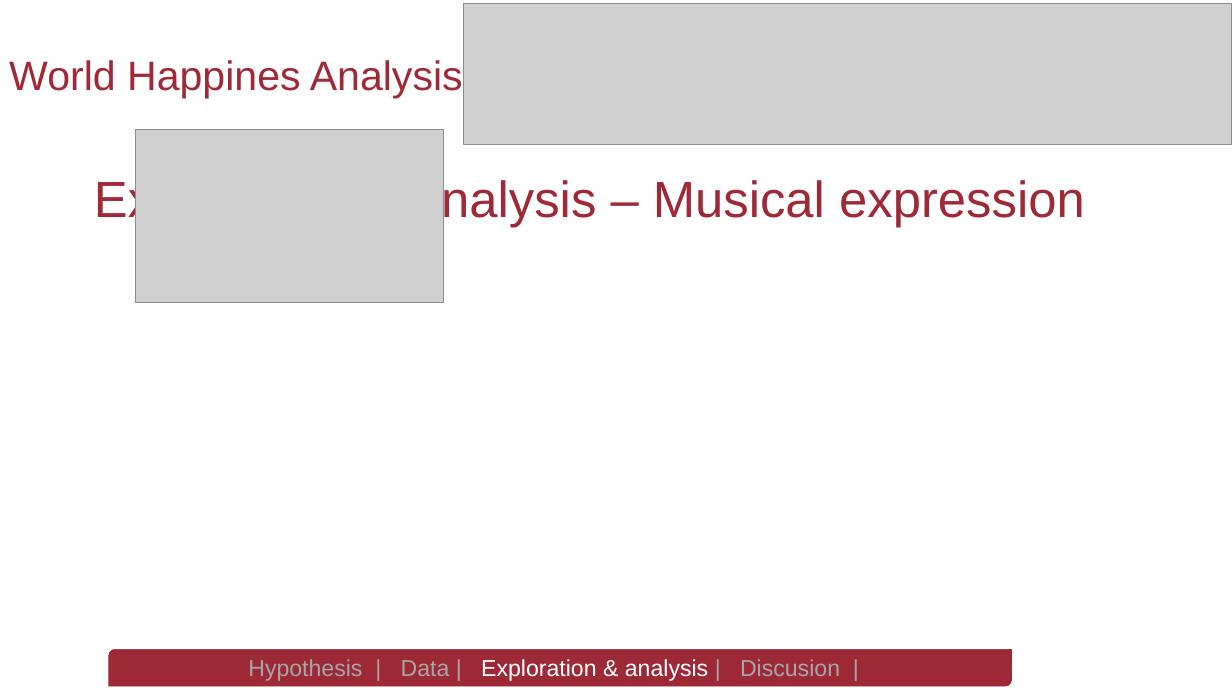
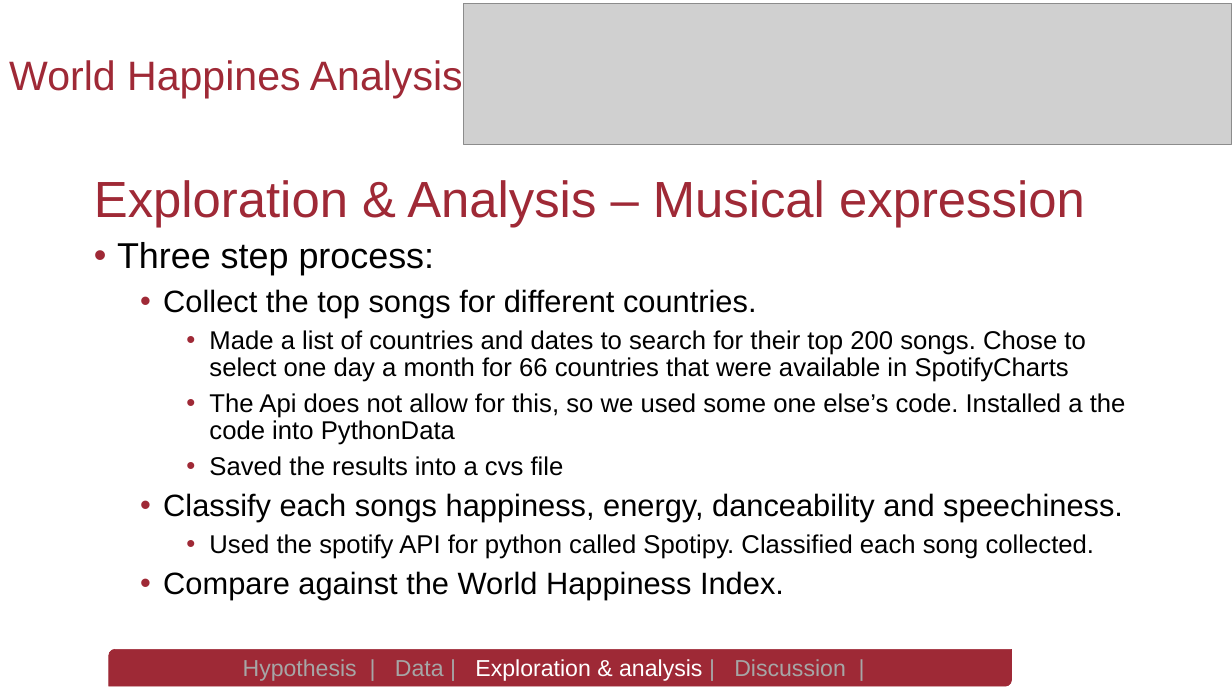
Before and after one commit to spastranas/GroupProject, a slide deck: slide 14 of World Happiness Analysis- Group 4 Final Presentation.pptx. Drawn at 1232x693 pixels with LibreOffice and Linux fonts; fonts in the diff are those of the drawing; grey boxes stand for pictures; background and template pictures are left out. Boxes give left, top, right and bottom in pixels: in the first picture for what was removed or moved away, otherwise in the second. Text is boxed around its words. In the diff, an @@ line names an element or a change of style, - is before the commit and + after.

Commit message:
FInalize PowerPoint outline and add spotify presentation

```diff
--- a/World Happiness Analysis- Group 4 Final Presentation.pptx
+++ b/World Happiness Analysis- Group 4 Final Presentation.pptx
@@ picture removed at (136, 129, 444, 303) @@
@@ text added at (117, 242, 1126, 600), 20 pt, text #000000 @@
+• Three step process:
+  • Collect the top songs for different countries.
+    • Made a list of countries and dates to search for their top 200 songs. Chose to select one day a month for 66 countries that were available in SpotifyCharts
+    • The Api does not allow for this, so we used some one else’s code. Installed a the code into PythonData
+    • Saved the results into a cvs file
+  • Classify each songs happiness, energy, danceability and speechiness.
+    • Used the spotify API for python called Spotipy. Classified each song collected.
+  • Compare against the World Happiness Index.
@@ text in round diag rect at (243, 659, 846, 681): text changed @@
-Hypothesis | Data | Exploration & analysis | Discusion |
+Hypothesis | Data | Exploration & analysis | Discussion |
```
Also in this commit, not shown: 3 other slides changed, 5 slides added, 1 slide removed, 3 other files.
